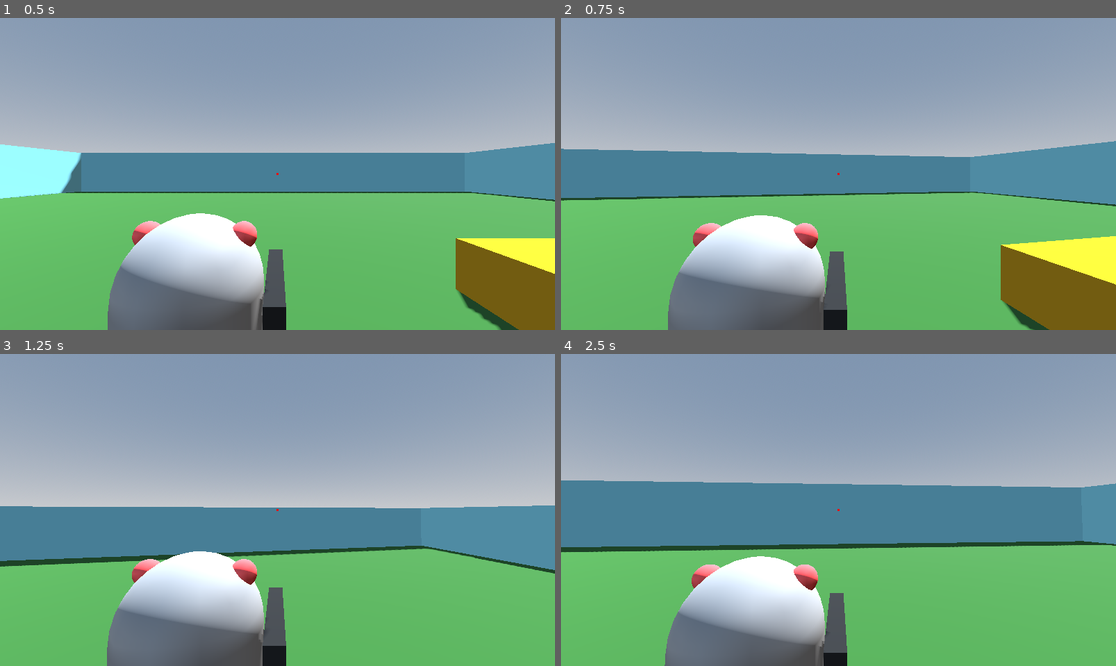
Above: before the commit, frames 1-4 (two rows, left to right).
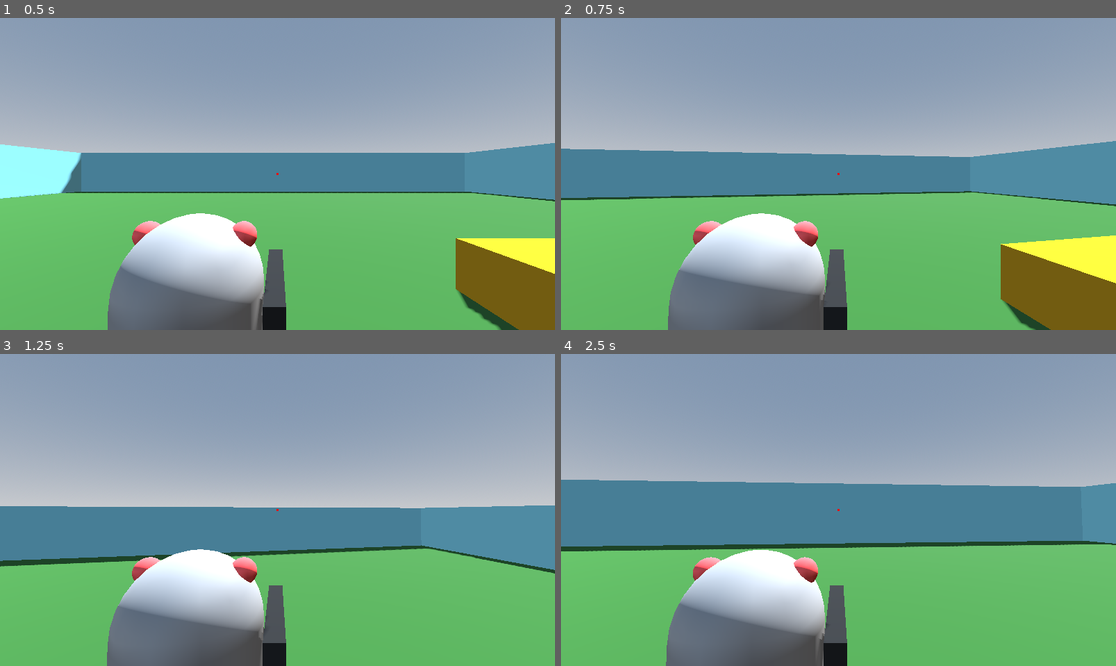
Above: after the commit, the same moments.

Repository: adrian-deguzman/over-the-shoulder-tps
Game: Godot game, scene res://scenes/world.tscn
Same seed, same stepped clock (60 frames per second), same inputs: the game is played once before the commit and once after it.
Inputs (mouse positions are in pixels of both pictures, inside the frame that each line leads up to):
- Up to frame 1 (0.5 s): no input
- Up to frame 2 (0.75 s): tap Enter at 0.5 s; move the mouse to (866, 174) at 0.52 s; hold W (up) from 0.53 s (still down)
- Up to frame 3 (1.25 s): keep holding W (up); tap Space (jump) at 0.77 s
- Up to frame 4 (2.5 s): keep holding W (up); move the mouse to (810, 510) at 1.27 s; tap Space (jump) at 1.52 s; move the mouse to (849, 503) at 2.02 s

Frame 1 is identical in both runs. In frame 2, 0.8% of the frame differs, in the area x 0-100%, y 39-100%; in frame 3, 0.6%; in frame 4, 4.1%, in the area x 0-100%, y 40-100%.

Commit message:
added: gun adjustment to aim at crosshair

Diff:
--- a/barrion-deguzman-tps/scenes/world.tscn
+++ b/barrion-deguzman-tps/scenes/world.tscn
@@ -22,6 +22,13 @@
 [sub_resource type="ConvexPolygonShape3D" id="ConvexPolygonShape3D_qfnet"]
 points = PackedVector3Array(-0.12520654, -0.532801, -0.4805069, 0.022783129, 0.4760704, 0.49888408, 0.16971254, 0.55914 …(1084 unchanged characters)…
 
+[sub_resource type="StandardMaterial3D" id="StandardMaterial3D_i7141"]
+albedo_color = Color(0.12941177, 0.12941177, 0.12941177, 1)
+
+[sub_resource type="BoxMesh" id="BoxMesh_nnsk1"]
+material = SubResource("StandardMaterial3D_i7141")
+size = Vector3(0.15, 0.15, 1)
+
 [sub_resource type="StandardMaterial3D" id="StandardMaterial3D_71j4m"]
 albedo_color = Color(1, 0.36078432, 0.36078432, 1)
 
@@ -36,13 +43,6 @@
 material = SubResource("StandardMaterial3D_qfnet")
 radius = 0.1
 height = 0.2
-
-[sub_resource type="StandardMaterial3D" id="StandardMaterial3D_i7141"]
-albedo_color = Color(0.12941177, 0.12941177, 0.12941177, 1)
-
-[sub_resource type="BoxMesh" id="BoxMesh_nnsk1"]
-material = SubResource("StandardMaterial3D_i7141")
-size = Vector3(0.15, 0.15, 1)
 
 [sub_resource type="StandardMaterial3D" id="StandardMaterial3D_rwgxs"]
 albedo_color = Color(0.50980395, 0.8, 0.8666667, 1)
@@ -68,6 +68,22 @@
 use_collision = true
 size = Vector3(50, 0.002, 50)
 
+[node name="HUD" type="CanvasLayer" parent="." unique_id=1976021894]
+
+[node name="CenterContainer" type="CenterContainer" parent="HUD" unique_id=2114987641]
+anchors_preset = 15
+anchor_right = 1.0
+anchor_bottom = 1.0
+grow_horizontal = 2
+grow_vertical = 2
+mouse_filter = 2
+
+[node name="CrossHair" type="ColorRect" parent="HUD/CenterContainer" unique_id=1885328866]
+custom_minimum_size = Vector2(4, 4)
+layout_mode = 2
+mouse_filter = 2
+color = Color(1, 0, 0, 1)
+
 [node name="Player" type="CharacterBody3D" parent="." unique_id=1198375977]
 transform = Transform3D(1, 0, 0, 0, 1, 0, 0, 0, 1, 0, -0.010253906, 0)
 script = ExtResource("1_nnsk1")
@@ -86,6 +102,13 @@
 [node name="Camera3D" type="Camera3D" parent="Player/Head" unique_id=1114059216]
 transform = Transform3D(1, 0, 0, 0, 1, 0, 0, 0, 1, 0.6, 0.3, 1.5)
 
+[node name="AimRay" type="RayCast3D" parent="Player/Head/Camera3D" unique_id=2118060907]
+target_position = Vector3(0, 0, -100)
+
+[node name="Gun" type="MeshInstance3D" parent="Player/Head" unique_id=558668415]
+transform = Transform3D(1, 0, 0, 0, 1, 0, 0, 0, 1, 0.58, -0.625, -0.3)
+mesh = SubResource("BoxMesh_nnsk1")
+
 [node name="Nose" type="MeshInstance3D" parent="Player" unique_id=1893531708]
 transform = Transform3D(1, 0, 0, 0, 1, 0, 0, 0, 1, 0, 1.505, -0.5)
 mesh = SubResource("BoxMesh_qfnet")
@@ -97,10 +120,6 @@
 [node name="Ear2" type="MeshInstance3D" parent="Player" unique_id=391198894]
 transform = Transform3D(1, 0, 0, 0, 1, 0, 0, 0, 1, -0.35, 1.85, 0)
 mesh = SubResource("SphereMesh_i7141")
-
-[node name="Gun" type="MeshInstance3D" parent="Player" unique_id=558668415]
-transform = Transform3D(1, 0, 0, 0, 1, 0, 0, 0, 1, 0.58, 1.375, -0.3)
-mesh = SubResource("BoxMesh_nnsk1")
 
 [node name="Wall1" type="CSGBox3D" parent="." unique_id=716211523]
 transform = Transform3D(1, 0, 0, 0, 1, 0, 0, 0, 1, 25.5, 0, 0)
@@ -137,19 +156,3 @@
 material_override = SubResource("StandardMaterial3D_k0juu")
 use_collision = true
 size = Vector3(1, 5, 1)
-
-[node name="HUD" type="CanvasLayer" parent="." unique_id=1976021894]
-
-[node name="CenterContainer" type="CenterContainer" parent="HUD" unique_id=2114987641]
-anchors_preset = 15
-anchor_right = 1.0
-anchor_bottom = 1.0
-grow_horizontal = 2
-grow_vertical = 2
-mouse_filter = 2
-
-[node name="CrossHair" type="ColorRect" parent="HUD/CenterContainer" unique_id=1885328866]
-custom_minimum_size = Vector2(4, 4)
-layout_mode = 2
-mouse_filter = 2
-color = Color(1, 0, 0, 1)
--- a/barrion-deguzman-tps/scripts/Player.gd
+++ b/barrion-deguzman-tps/scripts/Player.gd
@@ -15,9 +15,11 @@
 		# FIX 1: Rotate the entire actor (CharacterBody3D) left and right
 		rotate_y(-event.relative.x * SENSITIVITY)
 
-		# The camera handles looking up and down independently
-		camera.rotate_x(-event.relative.y * SENSITIVITY)
-		camera.rotation.x = clamp(camera.rotation.x, deg_to_rad(-40), deg_to_rad(60))
+		# FIX 3: Rotate the Head up and down instead of just the Camera.
+		# Because the Gun is a child of the Head, this makes the gun
+		# pitch up and down in perfect sync with your crosshair view!
+		head.rotate_x(-event.relative.y * SENSITIVITY)
+		head.rotation.x = clamp(head.rotation.x, deg_to_rad(-40), deg_to_rad(60))
 
 func _physics_process(delta: float) -> void:
 	# Add the gravity.
@@ -29,6 +31,7 @@
 		velocity.y = JUMP_VELOCITY
 
 	# Get the input direction and handle the movement/deceleration.
+	# As good practice, you should replace UI actions with custom gameplay actions.
 	var input_dir = Input.get_vector("left", "right", "up", "down")
 
 	# FIX 2: Use the actor's main transform basis instead of the head's
